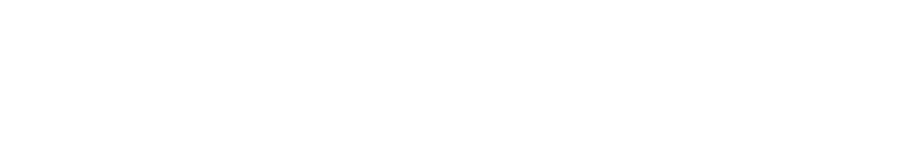
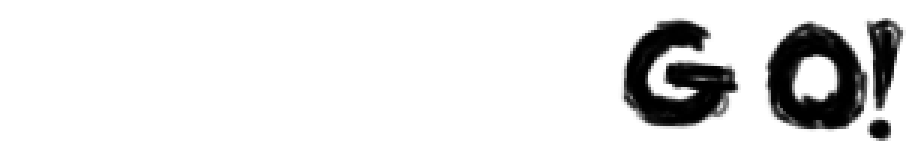
Before/after of a 912x144 layered artwork. What changed in the layer stack:
added layer "obstacles" above "stars" over [618, 18, 906, 141]
hid "stars" over [618, 18, 894, 141]
